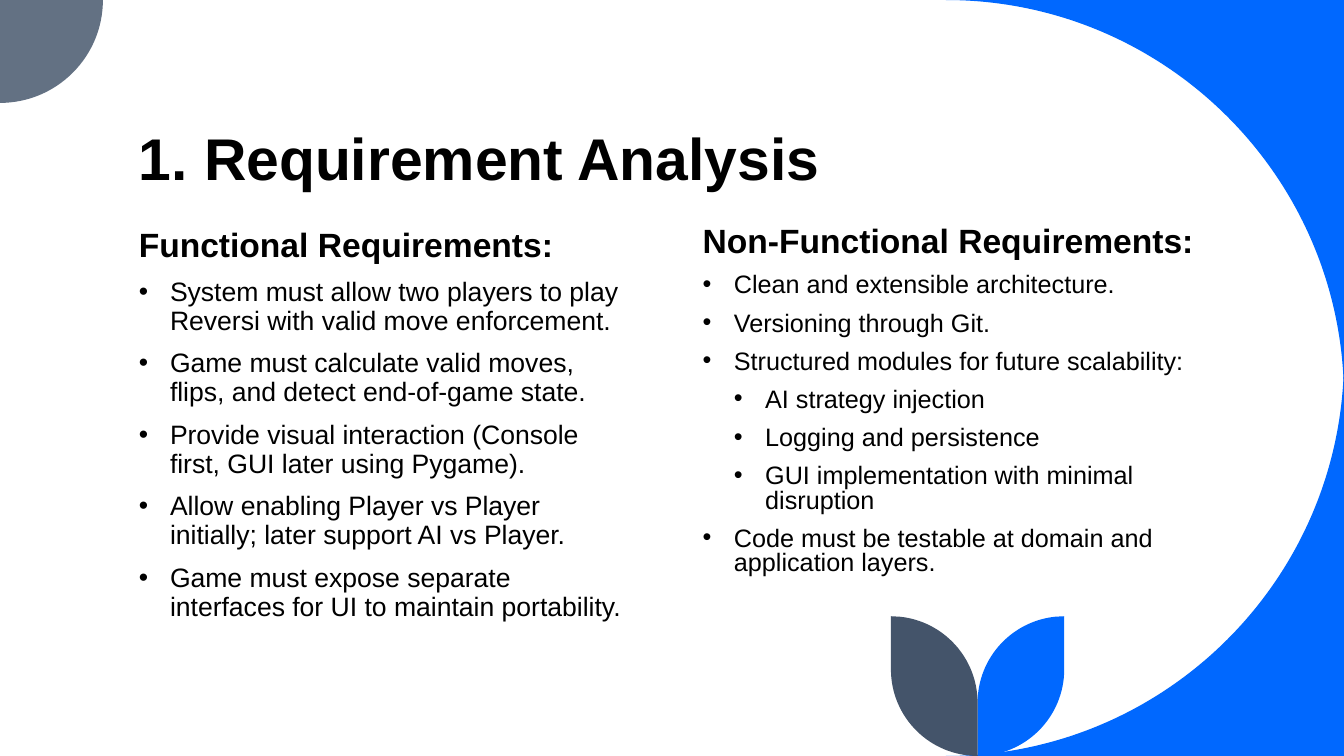
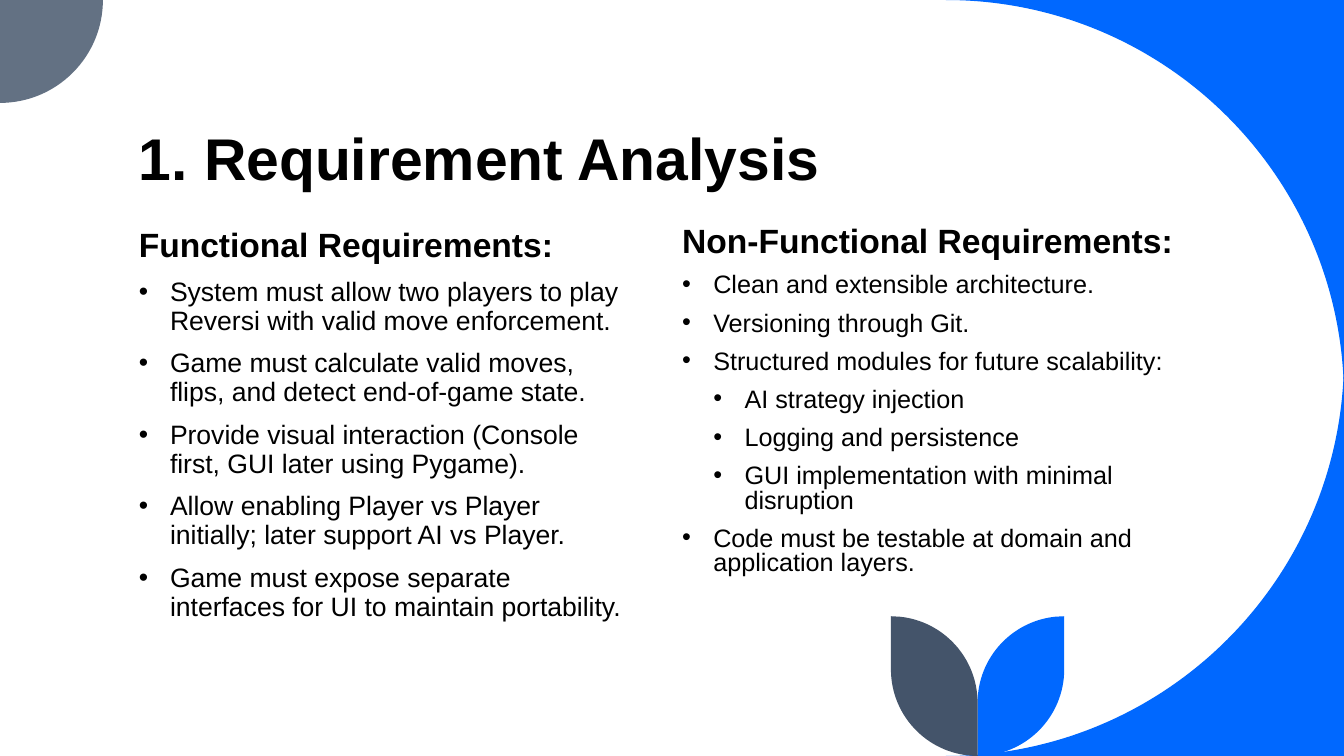
Before and after one commit to TalhaProgrammer92/Reversi-Game, a slide deck: slide 7 of docs/Reversi - Presentation.pptx. Drawn at 1344x756 pixels with LibreOffice and Linux fonts; fonts in the diff are those of the drawing. Boxes give left, top, right and bottom in pixels: in the first picture for what was removed or moved away, otherwise in the second. Text is boxed around its words. In the diff, an @@ line names an element or a change of style, - is before the commit and + after.

```diff
--- a/docs/Reversi - Presentation.pptx
+++ b/docs/Reversi - Presentation.pptx
@@ text "Non-Functional Requirements:" moved from (x1=703, y1=228, x2=1193, y2=577) to (x1=682, y1=228, x2=1173, y2=577) @@
```
Also in this commit, not shown: 1 slide added, 1 slide removed.
